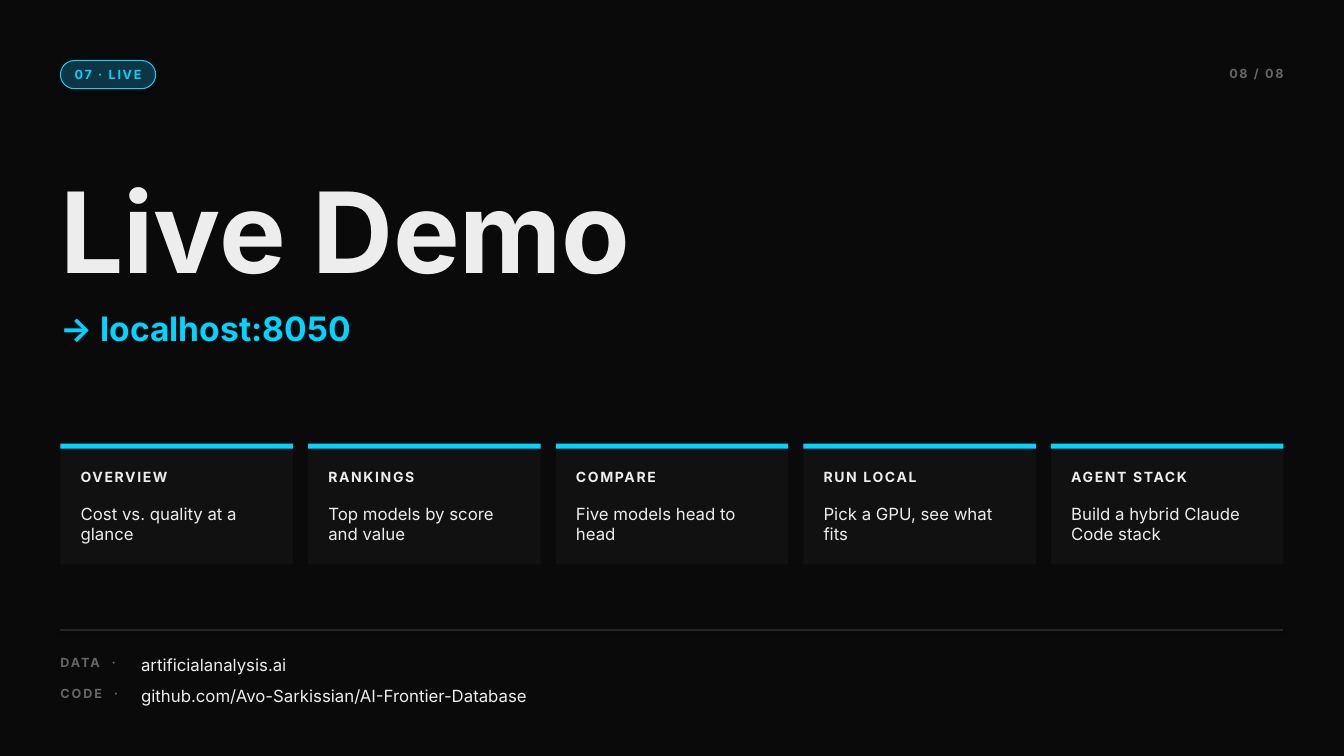
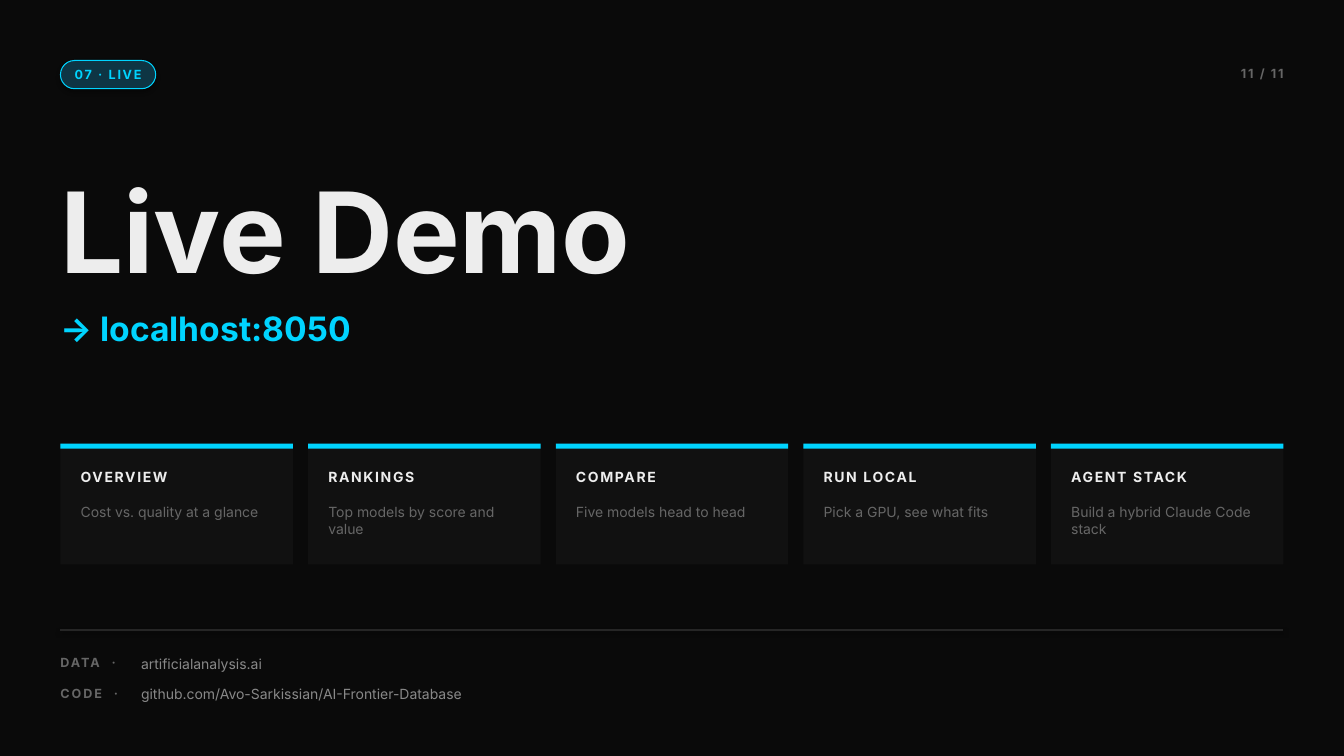
Before and after one commit to Avo-Sarkissian/AI-Frontier-Database, a slide deck: slide 11 of AI_Frontier_Presentation.pptx (slide 8 before the commit). Drawn at 1344x756 pixels with LibreOffice and Linux fonts; fonts in the diff are those of the drawing. Boxes give left, top, right and bottom in pixels: in the first picture for what was removed or moved away, otherwise in the second. Text is boxed around its words. In the diff, an @@ line names an element or a change of style, - is before the commit and + after.

```diff
--- a/AI_Frontier_Presentation.pptx
+++ b/AI_Frontier_Presentation.pptx
@@ text at box(1241, 69, 1284, 78): text changed @@
-08 / 08
+11 / 11
@@ size 12 to 10 pt, text colour #EDEDED to #666666 in 5 elements at box(81, 507, 258, 520), box(328, 507, 495, 534), box(576, 507, 746, 517), box(824, 506, 988, 519), box(1071, 507, 1250, 534) @@
@@ text "artificialanalysis.ai" at box(141, 658, 262, 672): size 12 to 10 pt, text colour #EDEDED to #888888 @@
@@ text "github.com/Avo-Sarkissian/AI-Frontier-Database" at box(141, 688, 462, 702): size 12 to 10 pt, text colour #EDEDED to #888888 @@
```
Also in this commit, not shown: 7 other slides changed, 3 slides added, 2 other files.
